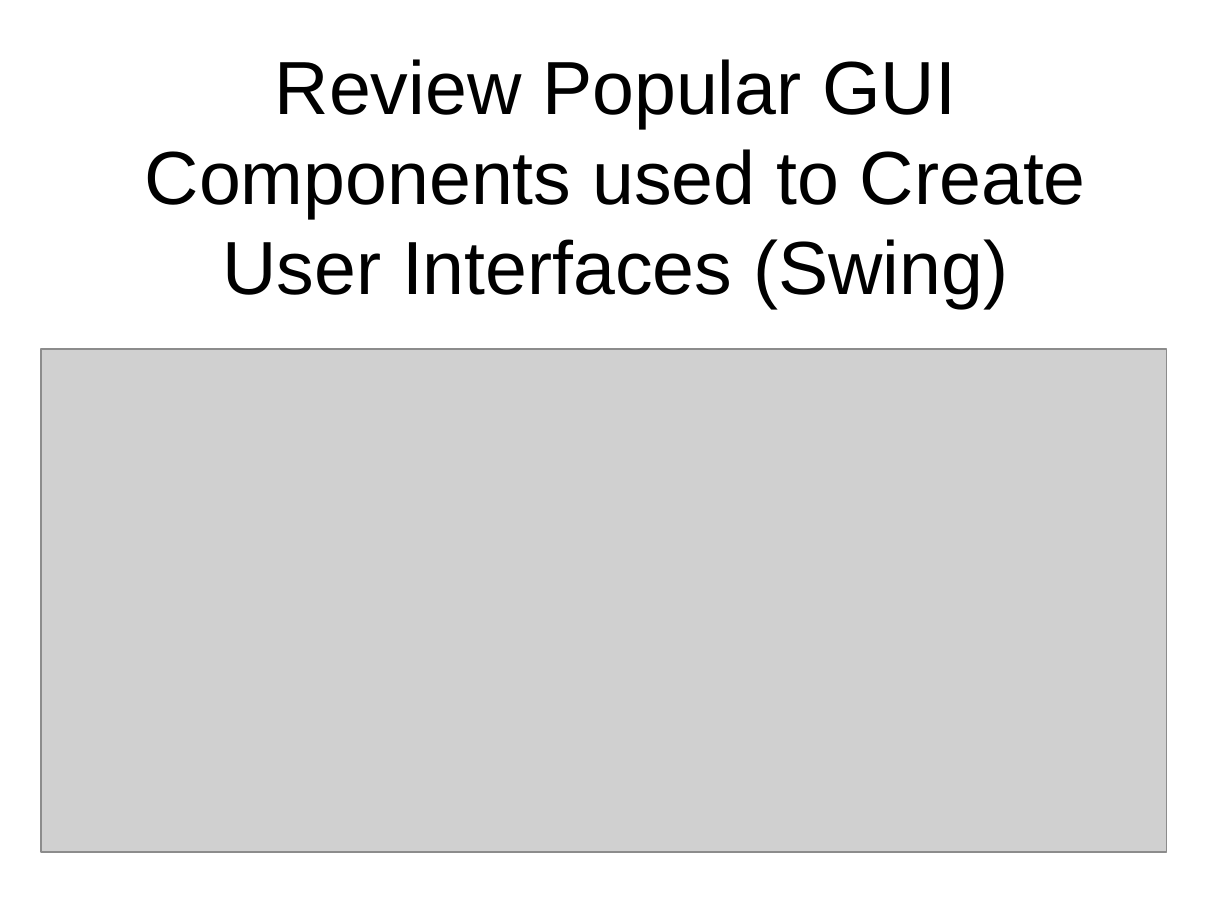
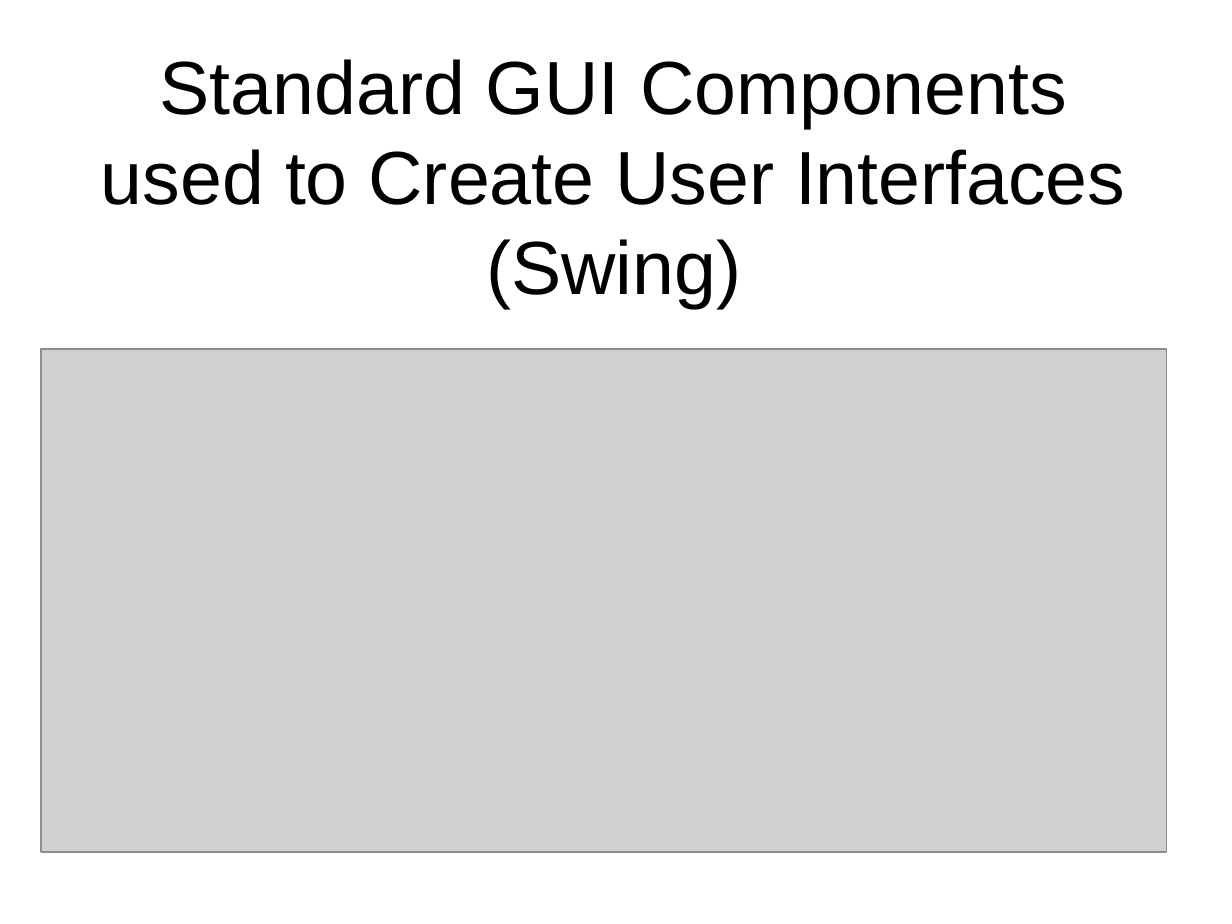
Before and after one commit to octaviordz/zjnu2017.github.io, a slide deck: slide 10 of OOP/lectures/070--GUI.Basics.pptx (slide 27 before the commit). Drawn at 1232x924 pixels with LibreOffice and Linux fonts; fonts in the diff are those of the drawing; grey boxes stand for pictures. Boxes give left, top, right and bottom in pixels: in the first picture for what was removed or moved away, otherwise in the second. Text is boxed around its words. In the diff, an @@ line names an element or a change of style, - is before the commit and + after.

```diff
--- a/OOP/lectures/070--GUI.Basics.pptx
+++ b/OOP/lectures/070--GUI.Basics.pptx
@@ title at (101,59,1125,309): text changed @@
-Review Popular GUI Components used to Create User Interfaces (Swing)
+Standard GUI Components used to Create User Interfaces (Swing)
```
Also in this commit, not shown: 14 other slides changed, 3 slides added, 44 other files.
